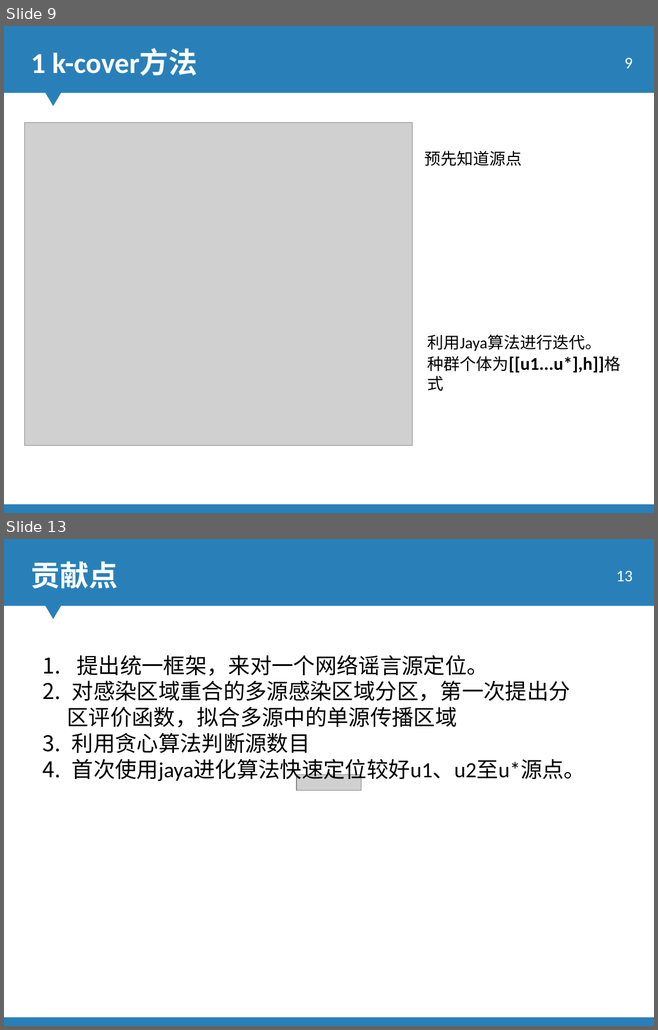
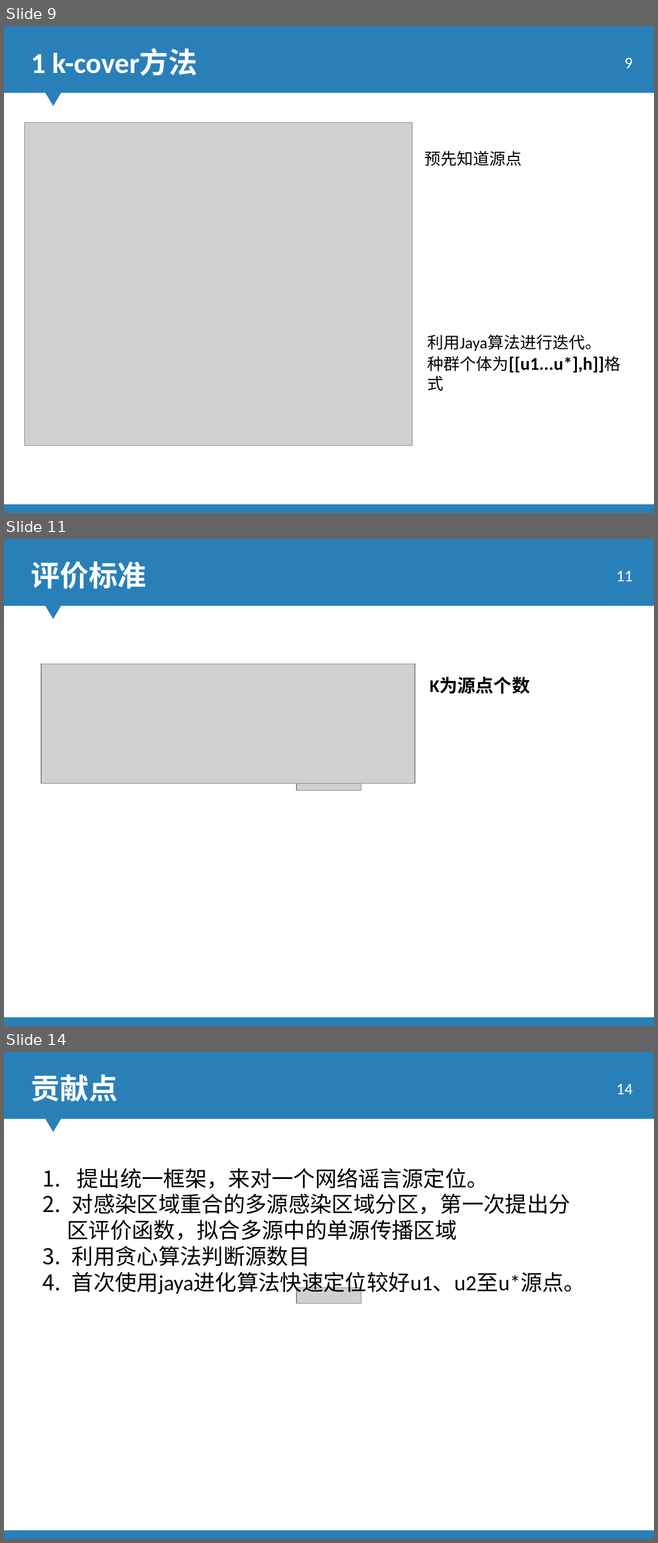
Before and after one commit to 15779235038/mypaper, a slide deck: jarden_center/main_code/single-multiple-source/baseon_setCover/第二周 (2).pptx. Shown one above the other, each under a label of ours: slides 9 and 13 before the commit, slides 9, 11 and 14 after it; the slides between them are not shown. The pictures are 658x1030 and 658x1543 pixels, drawn with LibreOffice and Linux fonts; fonts in the diff are those of the drawing; grey boxes stand for pictures; background and template pictures are left out. Boxes give left, top, right and bottom in pixels: in the first picture for what was removed or moved away, otherwise in the second. Text is boxed around its words. In the diff, an @@ line names an element or a change of style, - is before the commit and + after.

```diff
--- a/jarden_center/main_code/single-multiple-source/baseon_setCover/第二周 (2).pptx
+++ b/jarden_center/main_code/single-multiple-source/baseon_setCover/第二周 (2).pptx
@@ slide 11 added at bbox=[4, 539, 654, 1026], background picture (left out); not listed: 2 template elements that a slide beside it also shows @@
@@ text added at bbox=[31, 561, 146, 589], 32 pt, text #FFFFFF, bold @@
+评价标准
@@ page number added at bbox=[616, 571, 632, 581], 18 pt, text #FFFFFF @@
+11
@@ picture added at bbox=[41, 664, 415, 783] @@
@@ text added at bbox=[429, 677, 529, 694], 20 pt, text #000000, bold @@
+K为源点个数
@@ picture added at bbox=[296, 775, 361, 790] @@
@@ what was slide 13 is now slide 14 @@
@@ page number at bbox=[616, 1084, 632, 1094]: text changed @@
-13
+14
```
Also in this commit, not shown: 5 slides changed, 13 other files.
